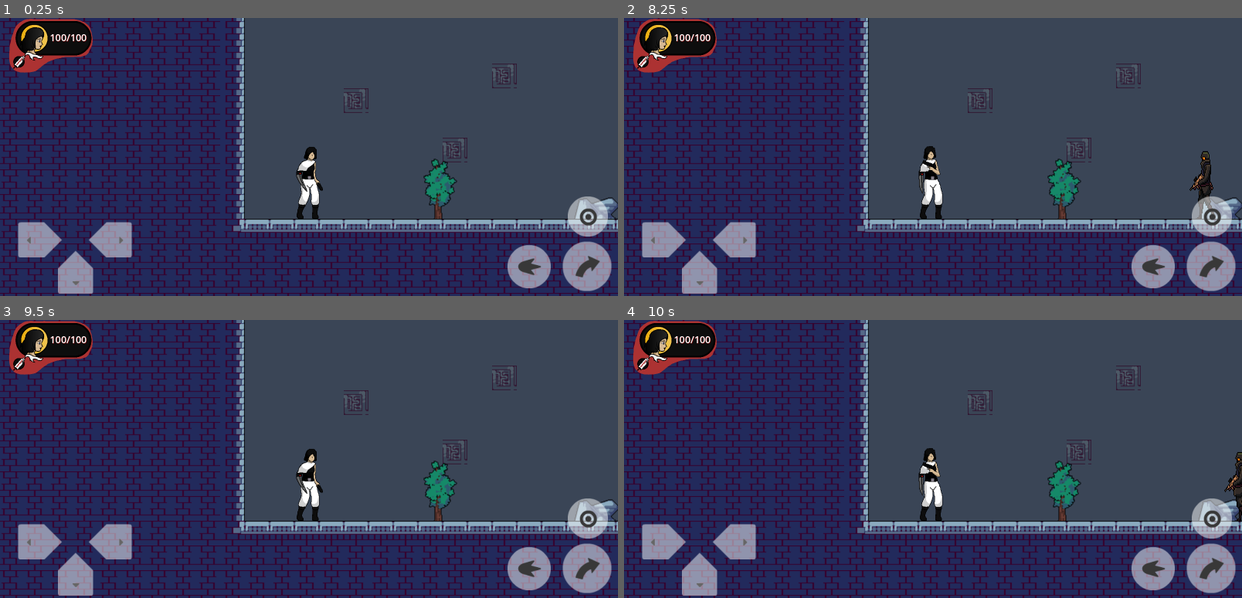
Above: before the commit, frames 1-4 (two rows, left to right).
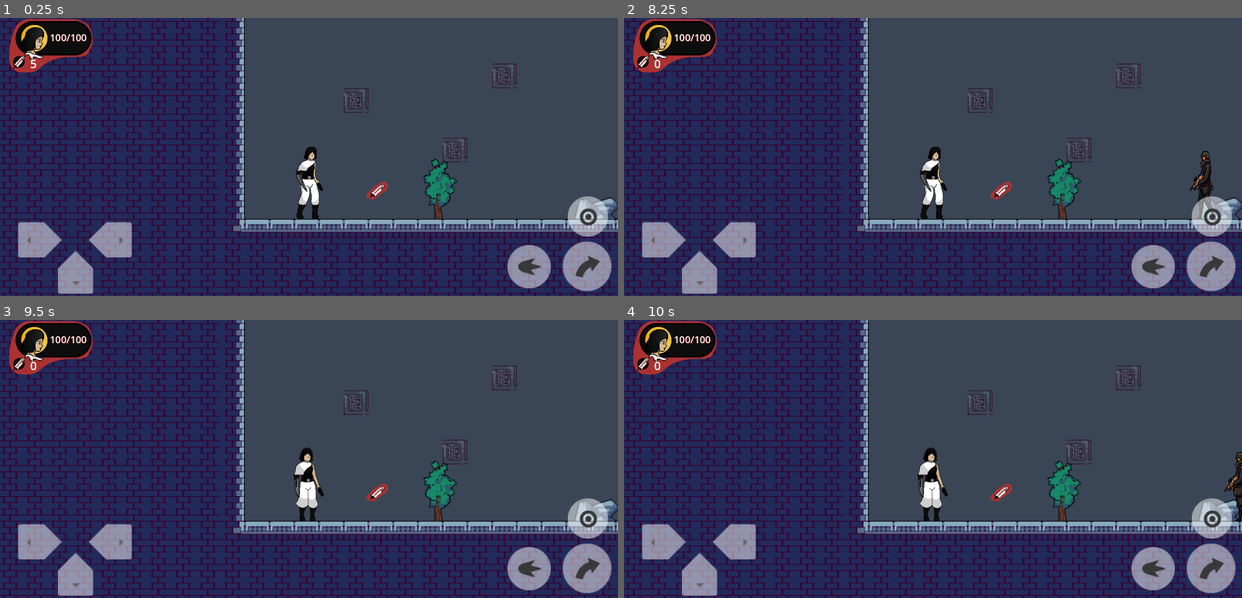
Above: after the commit, the same moments.

Repository: Corsa-Technologies/Terra1-seguro
Game: Godot game, scene res://Níveis/Nível2/Nível 2.tscn
The game is run twice, just before and just after one commit, with the same random seed, the same clock (stepped at 60 frames per second) and the same inputs. This scene is started directly instead of the project's main scene.
Inputs:
- Up to frame 1 (0.25 s): no input
- Up to frame 2 (8.25 s): tap Enter (ataque) at 0.5, 1.35, 4.35, 5, 7.35 s; hold Right (ui_right) 0.53-2.03 s; tap Tab (cura) at 0.6, 1.55, 2.1, 3.05, 3.6, 4.55, 5.1, 6.05, 6.6, 7.55, 8.1 s; tap Up (ui_up) at 0.77, 1.52, 3.02, 3.77, 4.52, 6.02, 6.77, 7.52 s; hold Left (ui_left) 2.03-2.78 s; tap Space at 2.75, 7.25 s; hold Right (ui_right) 2.78-4.28 s; tap Backspace (tiro) at 2.85, 5.85 s; hold Left (ui_left) 4.28-5.03 s; hold Right (ui_right) 5.03-5.78 s; hold Left (ui_left) 5.78-7.28 s; hold Right (ui_right) from 7.28 s (still down)
- Up to frame 3 (9.5 s): keep holding Right (ui_right); tap Backspace (tiro) at 8.85 s; tap Up (ui_up) at 9.02 s; tap Tab (cura) at 9.05 s
- Up to frame 4 (10 s): tap Enter (ataque) at 9.5 s; release Right (ui_right) at 9.53 s; hold Left (ui_left) from 9.53 s (still down); tap Tab (cura) at 9.6 s; tap Up (ui_up) at 9.77 s

The runs differ from the first frame. In frame 1, 0.1% of the frame differs, in the area x 4-63%, y 15-66%; in frame 2, 0.6%; in frame 3, 0.7%, in the area x 4-63%, y 15-73%; in frame 4, 0.6%.

Commit message:
"Adicionado seringas no mapa"

Diff:
--- /dev/null
+++ b/Assets/objetos/seringa.tscn
@@ -0,0 +1,23 @@
+[gd_scene load_steps=4 format=3 uid="uid://bicaebj3mu4vm"]
+
+[ext_resource type="Script" path="res://Assets/scripts/seringa.gd" id="1_h5mhn"]
+[ext_resource type="Texture2D" uid="uid://1mthpvc0g52f" path="res://Assets/objetos/seringa.png" id="2_ucr8q"]
+
+[sub_resource type="RectangleShape2D" id="RectangleShape2D_l86oe"]
+size = Vector2(48, 48)
+
+[node name="Seringa" type="Node2D"]
+script = ExtResource("1_h5mhn")
+
+[node name="Area2D" type="Area2D" parent="."]
+
+[node name="CollisionShape2D" type="CollisionShape2D" parent="Area2D"]
+position = Vector2(0.999999, 0.999999)
+scale = Vector2(0.72, 0.56)
+shape = SubResource("RectangleShape2D_l86oe")
+
+[node name="Sprite2D" type="Sprite2D" parent="."]
+scale = Vector2(0.72, 0.56)
+texture = ExtResource("2_ucr8q")
+
+[connection signal="body_entered" from="Area2D" to="." method="_on_area_2d_body_entered"]
--- /dev/null
+++ b/Assets/scripts/seringa.gd
@@ -0,0 +1,8 @@
+extends Node2D
+
+# Função chamada quando um corpo entra na área
+func _on_area_2d_body_entered(body: CharacterBody2D) -> void:
+	if body.name == "Player":
+		body.heal_count += 1  # Aumenta o contador de cura do jogador
+		body.update_heal_display()  # Atualiza a exibição da cura, se você tiver uma função
+		queue_free()  # Remove a seringa da cena
--- a/GUI/Controles/controlecanvas.tscn
+++ b/GUI/Controles/controlecanvas.tscn
@@ -92,6 +92,16 @@
 vertical_alignment = 1
 metadata/_edit_group_ = true
 
+[node name="HealCountText" type="Label" parent="Control"]
+layout_mode = 0
+offset_left = 61.0
+offset_top = 19.0
+offset_right = 101.0
+offset_bottom = 61.0
+theme_override_font_sizes/font_size = 30
+horizontal_alignment = 1
+vertical_alignment = 1
+
 [node name="BarraDeVida" type="Sprite2D" parent="Control"]
 z_index = -1
 position = Vector2(122, 0.400002)
--- a/Níveis/Nível2/Nível 2.tscn
+++ b/Níveis/Nível2/Nível 2.tscn
@@ -6,6 +6,7 @@
 [ext_resource type="Texture2D" uid="uid://cnbk5xkyswc1f" path="res://Assets/objetos/Trees/7.png" id="4_aooiu"]
 [ext_resource type="Texture2D" uid="uid://dcgkpb2agtuwp" path="res://Assets/objetos/Stones/6.png" id="5_wbhe1"]
 [ext_resource type="PackedScene" uid="uid://d2gp1dbwx1wdj" path="res://Assets/inimigos/inimigo1/inimigo_1.tscn" id="6_u5bcf"]
+[ext_resource type="PackedScene" uid="uid://bicaebj3mu4vm" path="res://Assets/objetos/seringa.tscn" id="7_8b223"]
 
 [sub_resource type="TileSetAtlasSource" id="TileSetAtlasSource_xv8p6"]
 texture = ExtResource("1_lr12k")
@@ -919,3 +920,9 @@
 
 [node name="Inimigo2" parent="." instance=ExtResource("6_u5bcf")]
 position = Vector2(1072, 108)
+
+[node name="Seringa" parent="." instance=ExtResource("7_8b223")]
+position = Vector2(268, 259)
+
+[node name="Seringa2" parent="." instance=ExtResource("7_8b223")]
+position = Vector2(840, 261)
--- a/Player/Scripts/movimento.gd
+++ b/Player/Scripts/movimento.gd
@@ -6,17 +6,23 @@
 var is_shooting = false # Variável para controlar se o personagem está atirando
 var is_attacking = false # Variável para controlar se o personagem está atacando
 var is_healing = false # Variável para controlar se o personagem está curando
+var heal_count: int = 5 # Número de curas disponíveis
 
 @onready var coyote_timer = $CoyoteTimer as Timer
 @onready var animated_sprite = $AnimatedSprite2D # Referência ao AnimatedSprite2D
 @onready var health_label = $ControleTouch/Control/HealthText # Referência ao Label de vida
 @onready var hitboxlamina = $hitboxlamina # Referência à hitboxlamina
 @onready var heal_timer = Timer.new() # Temporizador para controlar a duração da animação de cura
+@onready var heal_count_label = $ControleTouch/Control/HealCountText # Referência ao Label de cura
 
 @export var buffer_time: float = 0.15
 @export var coyote_time: float = 0.1
 @export var projectile_scene: PackedScene # A cena do projétil que será instanciada
 
+func update_heal_display():
+	if heal_count_label: # Verifica se a referência não é null
+		heal_count_label.text = " " + str(heal_count)
+
 # Variáveis para a vida
 var max_health: int = 100
 var current_health: int = 100
@@ -27,11 +33,13 @@
 func _ready():
 	coyote_timer.wait_time = coyote_time
 	update_health_display() # Atualiza a exibição da vida no início
+	update_heal_display() # Atualiza a exibição da contagem de cura
 	hitboxlamina.set_monitoring(false) # Desativa a hitbox no início
 	add_child(heal_timer)
 	heal_timer.wait_time = 1.0
 	heal_timer.one_shot = true
 	heal_timer.connect("timeout", Callable(self, "_on_heal_animation_finished"))
+
 
 # Função para receber dano
 func take_damage(amount: int):
@@ -47,12 +55,15 @@
 
 # Função de cura
 func heal():
-	if not is_healing:
+	if not is_healing and heal_count > 0: # Verifica se não está curando e se ainda há curas disponíveis
 		current_health = max_health
 		update_health_display()
+		heal_count -= 1 # Diminui a contagem de cura
+		update_heal_display() # Atualiza a exibição da contagem de cura
 		is_healing = true
 		animated_sprite.play("cura") # Toca a animação de cura
 		heal_timer.start() # Começa o temporizador para finalizar a animação
+
 
 # Função chamada quando a animação de cura termina
 func _on_heal_animation_finished():
Binary file added: Assets/objetos/seringa.png
Not shown, added: Assets/objetos/seringa.png.import
Not shown: 1 places in Níveis/Nível2/Nível 2.tscn that only renumber resources
